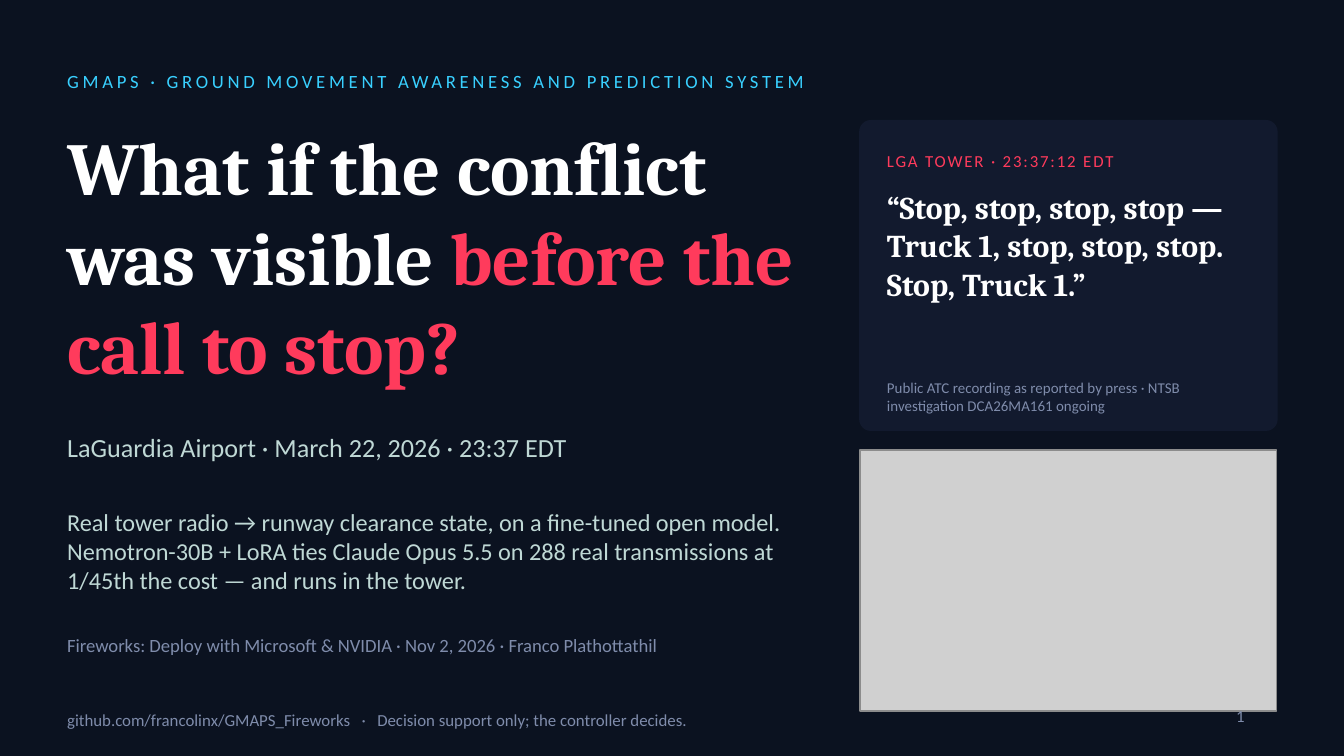
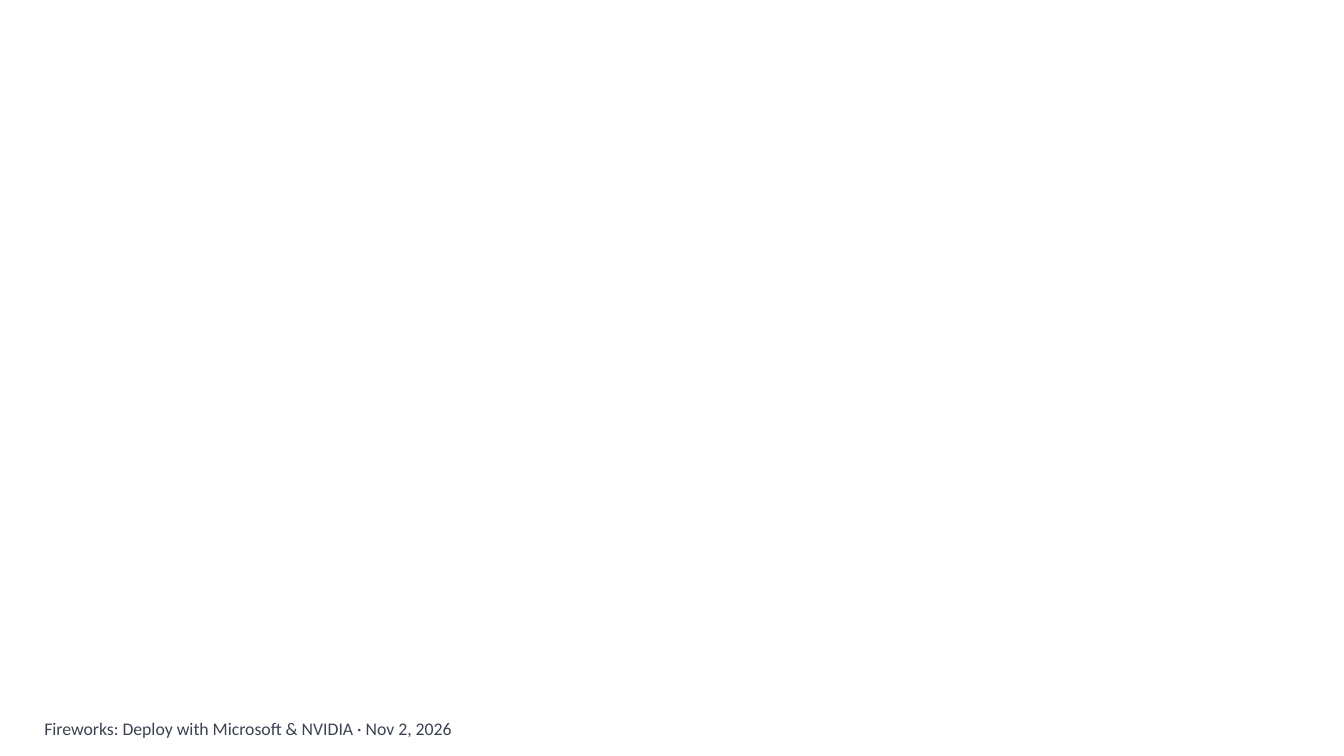
Before and after one commit to francolinx/GMAPS_Fireworks, a slide deck: slide 1 of docs/GMAPS_Fireworks_Deploy_pitch.pptx. Drawn at 1344x756 pixels with LibreOffice and Linux fonts; fonts in the diff are those of the drawing; grey boxes stand for pictures; background and template pictures are left out. Boxes give left, top, right and bottom in pixels: in the first picture for what was removed or moved away, otherwise in the second. Text is boxed around its words. In the diff, an @@ line names an element or a change of style, - is before the commit and + after.

```diff
--- a/docs/GMAPS_Fireworks_Deploy_pitch.pptx
+++ b/docs/GMAPS_Fireworks_Deploy_pitch.pptx
@@ background #0B1220 to picture (left out) @@
@@ text removed at (67,60,874,101) @@
-GMAPS · GROUND MOVEMENT AWARENESS AND PREDICTION SYSTEM
@@ text removed at (67,142,793,390) @@
-What if the conflict was visible before the call to stop?
@@ rounded rectangle removed at (860,121,1277,430) @@
@@ text removed at (887,141,1250,181) @@
-LGA TOWER · 23:37:12 EDT
@@ text removed at (887,197,1223,303) @@
-“Stop, stop, stop, stop — Truck 1, stop, stop, stop. Stop, Truck 1.”
@@ text removed at (887,382,1180,414) @@
-Public ATC recording as reported by press · NTSB investigation DCA26MA161 ongoing
@@ text removed at (67,439,566,461) @@
-LaGuardia Airport · March 22, 2026 · 23:37 EDT
@@ picture removed at (860,450,1277,711) @@
@@ text removed at (67,514,780,590) @@
-Real tower radio → runway clearance state, on a fine-tuned open model. Nemotron-30B + LoRA ties Claude Opus 5.5 on 288 real transmissions at 1/45th the cost — and runs in the tower.
@@ rectangle added at (27,702,591,755), fill #FFFFFF, outline #FFFFFF 1 pt @@
@@ text removed at (67,714,686,729) @@
-github.com/francolinx/GMAPS_Fireworks · Decision support only; the controller decides.
@@ page number removed at (1236,709,1245,722) @@
-1
@@ text at (44,722,452,738): text changed; size 10 to 9.5 pt; text colour #7F8CAB to #3B4252 @@
-Fireworks: Deploy with Microsoft & NVIDIA · Nov 2, 2026 · Franco Plathottathil
+Fireworks: Deploy with Microsoft & NVIDIA · Nov 2, 2026
```
Also in this commit, not shown: 1 other slide changed, 11 slides added, 11 slides removed.
